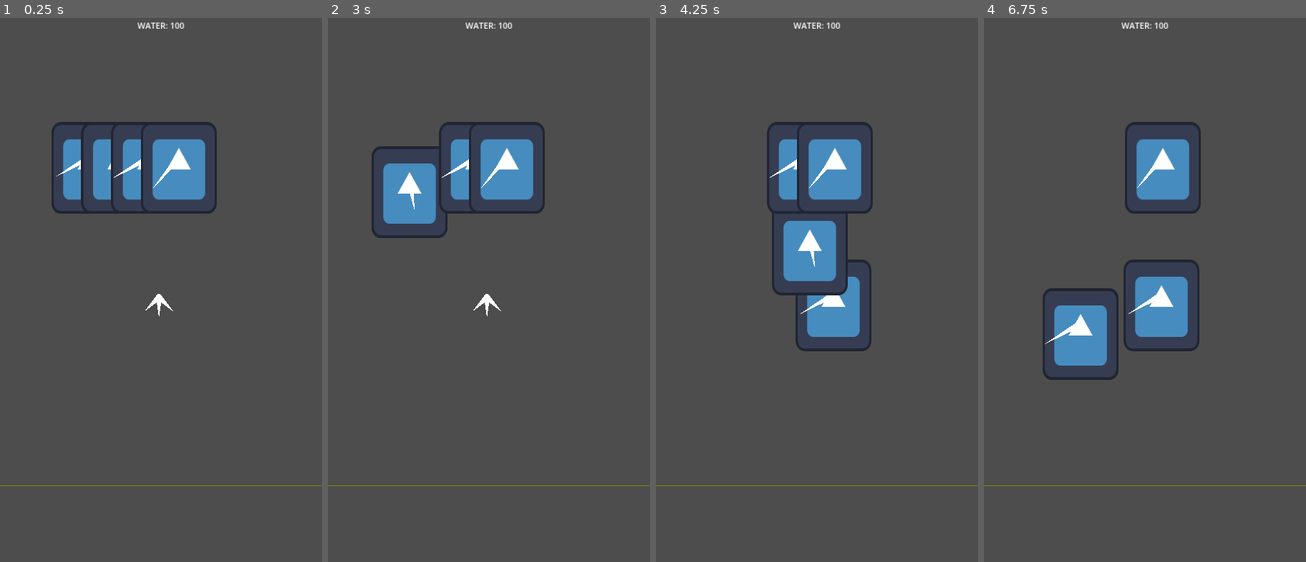
Above: before the commit, frames 1-4 (left to right).
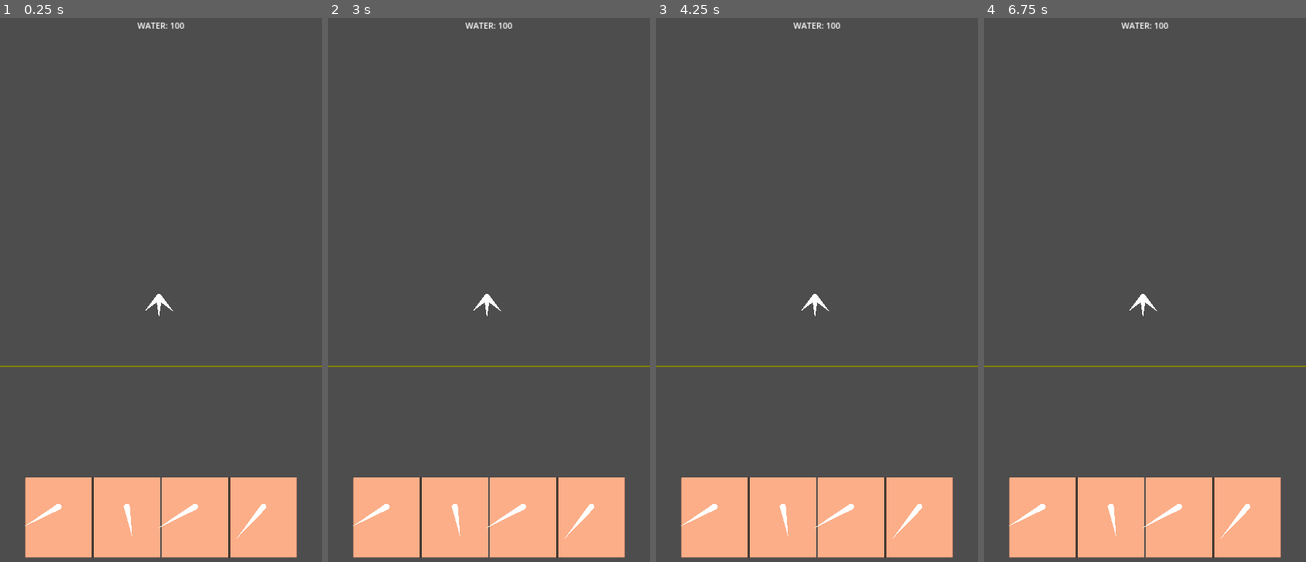
Above: after the commit, the same moments.

Repository: Disablak/ggj23
Game: Godot game, scene res://Main.tscn
Two runs of this game, one before a commit and one after it. Both use one fixed random seed, a clock stepped at 60 frames per second and the inputs below. The engine's default icon, where the game draws it, is replaced by a stand-in: a white triangle on a blue panel in a dark square.
Inputs (mouse positions are in pixels of both pictures, inside the frame that each line leads up to):
- Up to frame 1 (0.25 s): no input
- Up to frame 2 (3 s): tap Enter at 0.5, 2 s; drag from (489, 306) to (521, 170) at 0.52 s; tap Space at 1.25, 2.75 s; drag from (489, 306) to (472, 409) at 1.27 s; move the mouse to (489, 306) at 2.02 s; click (489, 306) at 2.17 s; drag from (418, 164) to (392, 208) at 2.77 s
- Up to frame 3 (4.25 s): drag from (742, 197) to (833, 295) at 3.52 s
- Up to frame 4 (6.75 s): drag from (1135, 164) to (1096, 154) at 4.27 s; move the mouse to (1096, 159) at 5.02 s; click (1096, 159) at 5.17 s; tap Enter at 5.75 s; drag from (1096, 154) to (1080, 322) at 5.77 s; move the mouse to (1215, 268) at 6.52 s; click (1215, 268) at 6.67 s

The runs differ from the first frame. In frame 1, 18% of the frame differs, in the area x 0-100%, y 19-100%; in frame 2, 18%; in frame 3, 20%; in frame 4, 19%.
Error before the commit: Invalid access to property or key 'position' on a base object of type 'Nil'. (res://scripts/RootsController.gd:92)

Commit message:
up and fixes

Diff:
--- a/Main.tscn
+++ b/Main.tscn
@@ -8,3 +8,5 @@
 [node name="RootController" parent="." instance=ExtResource("1_s3a7g")]
 
 [node name="GUI" parent="." instance=ExtResource("2_cgefh")]
+offset_right = 1080.0
+offset_bottom = 1920.0
--- a/project.godot
+++ b/project.godot
@@ -23,8 +23,6 @@
 
 window/size/viewport_width=1080
 window/size/viewport_height=1920
-window/size/window_width_override=540
-window/size/window_height_override=960
 window/handheld/orientation=1
 window/stretch/mode="canvas_items"
 window/stretch/aspect="expand"
--- a/scenes/GUI.tscn
+++ b/scenes/GUI.tscn
@@ -1,14 +1,13 @@
-[gd_scene load_steps=2 format=3 uid="uid://bw5kknbndskdt"]
+[gd_scene load_steps=3 format=3 uid="uid://bw5kknbndskdt"]
 
 [ext_resource type="Script" path="res://scripts/GUI.gd" id="1_ghebo"]
+[ext_resource type="Texture2D" uid="uid://cdaifnospbwmn" path="res://assets/white.png" id="2_26old"]
 
 [node name="GUI" type="Control"]
 layout_mode = 3
 anchors_preset = 15
 anchor_right = 1.0
 anchor_bottom = 1.0
-offset_right = 1080.0
-offset_bottom = 1920.0
 grow_horizontal = 2
 grow_vertical = 2
 mouse_filter = 1
@@ -24,3 +23,31 @@
 text = "WATER: 100"
 horizontal_alignment = 1
 vertical_alignment = 1
+
+[node name="HBoxContainer" type="HBoxContainer" parent="."]
+layout_mode = 1
+anchors_preset = 12
+anchor_top = 1.0
+anchor_right = 1.0
+anchor_bottom = 1.0
+offset_top = -400.0
+offset_bottom = -100.0
+grow_horizontal = 2
+grow_vertical = 0
+alignment = 1
+
+[node name="Point0" type="TextureRect" parent="HBoxContainer"]
+layout_mode = 2
+texture = ExtResource("2_26old")
+
+[node name="Point1" type="TextureRect" parent="HBoxContainer"]
+layout_mode = 2
+texture = ExtResource("2_26old")
+
+[node name="Point2" type="TextureRect" parent="HBoxContainer"]
+layout_mode = 2
+texture = ExtResource("2_26old")
+
+[node name="Point3" type="TextureRect" parent="HBoxContainer"]
+layout_mode = 2
+texture = ExtResource("2_26old")
--- a/scenes/RootController.tscn
+++ b/scenes/RootController.tscn
@@ -7,7 +7,7 @@
 
 [node name="RootController" type="Node2D" node_paths=PackedStringArray("line2d_lower_edge", "draw_hints")]
 script = ExtResource("1_1ldu6")
-lower_edge = 1600
+lower_edge = 1200
 line2d_lower_edge = NodePath("LowerEdge")
 stick_scene = ExtResource("2_4pwkq")
 draw_hints = NodePath("DrawHints")
--- a/scenes/Stick.tscn
+++ b/scenes/Stick.tscn
@@ -1,10 +1,10 @@
 [gd_scene load_steps=5 format=3 uid="uid://bmcsnc8is2ew7"]
 
 [ext_resource type="Script" path="res://scripts/Stick.gd" id="1_m0ylu"]
-[ext_resource type="Texture2D" uid="uid://d3veiqtmg1tol" path="res://icon.svg" id="2_q46v3"]
+[ext_resource type="Texture2D" uid="uid://cdaifnospbwmn" path="res://assets/white.png" id="2_fajpk"]
 
 [sub_resource type="RectangleShape2D" id="RectangleShape2D_i1r28"]
-size = Vector2(229, 284.5)
+size = Vector2(180, 240)
 
 [sub_resource type="Curve" id="Curve_r2uxl"]
 _data = [Vector2(0, 1), 0.0, -1.0, 0, 1, Vector2(1, 0), -1.0, 0.0, 1, 0]
@@ -17,12 +17,13 @@
 metadata/_edit_group_ = true
 
 [node name="Sprite2DCard" type="Sprite2D" parent="."]
+self_modulate = Color(1, 0.686275, 0.541176, 1)
 position = Vector2(2.08165e-12, 36)
-scale = Vector2(2, 2.4)
-texture = ExtResource("2_q46v3")
+scale = Vector2(1, 1.2)
+texture = ExtResource("2_fajpk")
 
 [node name="CollisionShape2D" type="CollisionShape2D" parent="."]
-position = Vector2(2.5, 33.75)
+position = Vector2(2.08165e-12, 34)
 shape = SubResource("RectangleShape2D_i1r28")
 
 [node name="Line2D" type="Line2D" parent="."]
--- a/scripts/GUI.gd
+++ b/scripts/GUI.gd
@@ -2,15 +2,20 @@
 
 
 @onready var label_water: Label = $LabelWater
+@onready var box_container: HBoxContainer = $HBoxContainer
 
 # Called when the node enters the scene tree for the first time.
 func _ready() -> void:
 	Global.on_updated_water.connect(_on_updated_water)
 
+	await get_tree().process_frame
+	for child in box_container.get_children():
+		var pos = child.global_position + child.size / 2
+		Global.card_points.append(pos)
+		child.visible = false
 
-# Called every frame. 'delta' is the elapsed time since the previous frame.
-func _process(delta: float) -> void:
-	pass
+	Global.on_ui_inited.emit()
+
 
 
 func _on_updated_water(value: int):
--- a/scripts/Globals.gd
+++ b/scripts/Globals.gd
@@ -9,11 +9,14 @@
 const PART_WATER := 25
 const STICK_ANGLES_VARIANTS: Array[int] = [30, 40, 50, 60, 70, 80, 90, 100, 110, 120, 130, 140, 150]
 const CARD_STICK_POSES: Array[Vector2] = [
-	Vector2(300, 500), Vector2(400, 500),
-	Vector2(500, 500), Vector2(600, 500)
+	Vector2(200, 500), Vector2(400, 500),
+	Vector2(600, 500), Vector2(800, 500)
 ]
 
 signal on_updated_water(new_value: int)
 signal on_game_over(is_win: bool)
+signal on_ui_inited()
 
 var root_controller: RootController
+var visual_effects: VisualEffects
+var card_points: Array[Vector2]
--- a/scripts/RootsController.gd
+++ b/scripts/RootsController.gd
@@ -33,7 +33,10 @@
 
 func _ready() -> void:
 	Global.root_controller = self
-
+	Global.on_ui_inited.connect(init_game)
+
+
+func init_game():
 	init_start_sticks()
 	try_to_spawn_new_sticks()
 
@@ -87,6 +90,10 @@
 
 
 func on_release_stick():
+	if selected_stick == null:
+		print("stick is null ")
+		return
+
 	for stick in all_sticks_in_root:
 		var stick_pos = get_stick_end_pos(stick)
 		var distance_to_points = stick_pos.distance_to(selected_stick.position)
@@ -99,25 +106,29 @@
 
 		if stick.stick_children.size() >= MAX_STICK_CHILDREN:
 			printerr("Too many sticks!")
-			on_wrong_release.emit(selected_stick)
+			release_stick_wrong()
 			return
 
 		for stick_child in stick.stick_children:
 			if stick_child.stick_angle == selected_stick.stick_angle:
 				printerr("Sticks angle are same!")
-				on_wrong_release.emit(selected_stick)
+				release_stick_wrong()
 				return
 
 		for stick_j in all_sticks_in_root:
 			var interaction = Geometry2D.segment_intersects_segment(get_stick_start_pos(stick_j), get_stick_end_pos(stick_j), future_stick_start, future_stick_end)
 			if interaction != null:
 				printerr("Sticks interacts!")
-				on_wrong_release.emit(selected_stick)
+				release_stick_wrong()
 				return
 
 		set_sticks(stick, selected_stick, stick_pos)
 		return
 
+	release_stick_wrong()
+
+
+func release_stick_wrong():
 	on_wrong_release.emit(selected_stick)
 
 
@@ -132,16 +143,9 @@
 		if is_lowest(stick):
 			lowest_stick = stick
 
-func get_stick_free_pos():
-	for pos in Global.CARD_STICK_POSES:
-		if dict_pos_and_stick.has(pos):
-			continue
-
-		return pos
-
 
 func try_to_spawn_new_sticks():
-	for pos in Global.CARD_STICK_POSES:
+	for pos in Global.card_points:
 		if dict_pos_and_stick.has(pos):
 			continue
 
@@ -162,6 +166,7 @@
 func on_start_drag_stick(stick: Stick):
 	selected_stick = stick
 	dict_pos_and_stick.erase(stick.start_pos)
+	stick.show_card(false)
 
 
 func set_sticks(parent_stick: Stick, child_stick: Stick, parent_end_pos: Vector2):
@@ -171,7 +176,6 @@
 	child_stick.position = parent_end_pos
 	child_stick.is_connected_to_root = true
 	all_sticks_in_root.append(child_stick)
-	remove_from_available(child_stick)
 
 	if lowest_stick == parent_stick:
 		var stick_size = float(cur_water) / 100
@@ -189,6 +193,9 @@
 
 	draw_hints.clear_hint_point()
 	draw_hints.clear_stick()
+
+	try_to_spawn_new_sticks()
+
 	selected_stick = null
 
 
@@ -200,11 +207,6 @@
 	return lowest_stick == null or get_stick_end_pos(lowest_stick).y < get_stick_end_pos(stick).y
 
 
-func remove_from_available(stick: Stick):
-
-	try_to_spawn_new_sticks()
-
-
 func get_stick_start_pos(stick: Stick) -> Vector2:
 	return stick.position + stick.start_point
 
--- a/scripts/Stick.gd
+++ b/scripts/Stick.gd
@@ -33,7 +33,7 @@
 
 
 func _input_event(viewport, event, shape_idx):
-	if is_connected_to_root:
+	if is_connected_to_root or not Global.visual_effects or Global.visual_effects.is_tween_card_move_plays:
 		return
 
 	if event is InputEventMouseButton:
@@ -46,7 +46,7 @@
 			Global.root_controller.on_release_stick()
 
 func _process(delta):
-	if is_connected_to_root:
+	if is_connected_to_root or not Global.visual_effects or Global.visual_effects.is_tween_card_move_plays:
 		return
 
 	if Input.is_mouse_button_pressed(MOUSE_BUTTON_LEFT) and can_drag:
--- a/scripts/VisualEffects.gd
+++ b/scripts/VisualEffects.gd
@@ -1,10 +1,15 @@
+class_name VisualEffects
 extends Node2D
 
+
+var _tween: Tween
+var is_tween_card_move_plays: bool:
+	get: return _tween != null and _tween.is_running()
 
 
 # Called when the node enters the scene tree for the first time.
 func _ready():
-	pass # Replace with function body.
+	Global.visual_effects = self
 
 
 # Called every frame. 'delta' is the elapsed time since the previous frame.
@@ -12,7 +17,9 @@
 	pass
 
 
-func _on_root_controller_on_wrong_release(released_stick):
-	var twin := create_tween()
-	twin.set_trans(Tween.TRANS_CUBIC)
-	twin.tween_property(released_stick, "position", released_stick.start_pos, 0.5)
+func _on_root_controller_on_wrong_release(released_stick: Stick):
+	released_stick.show_card(true)
+
+	_tween = create_tween()
+	_tween.set_trans(Tween.TRANS_CUBIC)
+	_tween.tween_property(released_stick, "position", released_stick.start_pos, 0.4)
Not shown: 1 places in Main.tscn that only renumber resources
Renamed: white.png -> assets/white.png
Not shown, changed: assets/white.png.import
